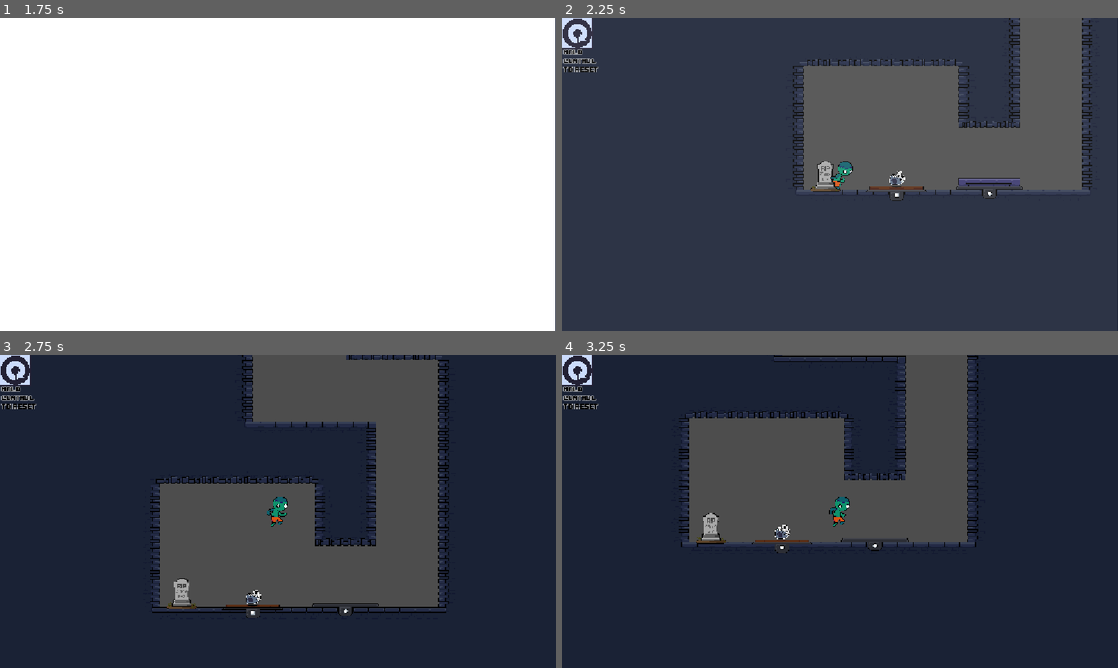
Above: before the commit, frames 1-4 (two rows, left to right).
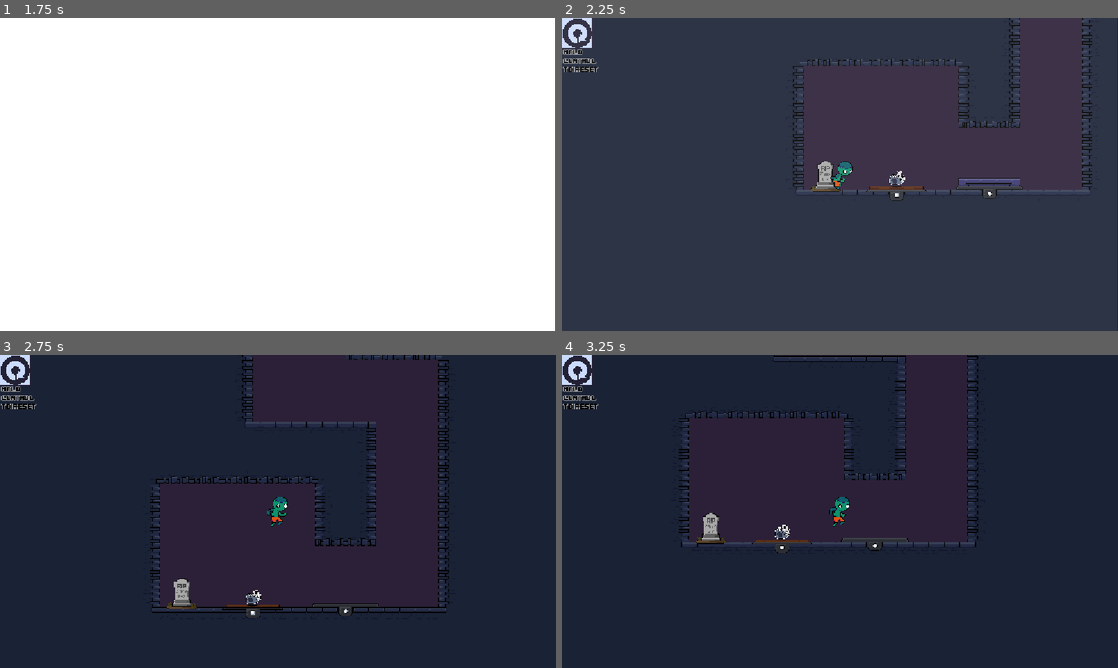
Above: after the commit, the same moments.

Repository: PeterCastell/monster-masher
Game: Godot game, scene res://game.tscn
Two runs of this game, one before a commit and one after it. Both use one fixed random seed, a clock stepped at 60 frames per second and the inputs below. The engine's default icon, where the game draws it, is replaced by a stand-in: a white triangle on a blue panel in a dark square.
Inputs:
- Up to frame 1 (1.75 s): click "Play" at 0.5 s; click "Play" at 1.25 s
- Up to frame 2 (2.25 s): hold D (right) from 2.03 s (still down); tap Shift (dash) at 2.1 s
- Up to frame 3 (2.75 s): keep holding D (right); tap W (up) at 2.27 s
- Up to frame 4 (3.25 s): keep holding D (right); tap E (interact) at 2.85 s; tap W (up) at 3.02 s

Frame 1 is identical in both runs. In frame 2, 18% of the frame differs, in the area x 43-94%, y 0-55%; in frame 3, 26%, in the area x 28-79%, y 0-81%; in frame 4, 19%.

Commit message:
foo

Diff:
--- a/grates/grate.tscn
+++ b/grates/grate.tscn
@@ -1,24 +1,24 @@
 [gd_scene format=3 uid="uid://bkfkekb2y2kpe"]
 
 [ext_resource type="Script" uid="uid://dygforf6wvwil" path="res://grates/grate.gd" id="1_btyw3"]
-[ext_resource type="Texture2D" uid="uid://m2xy80cya7j3" path="res://grates/grate_alebedo.png" id="1_evi4u"]
+[ext_resource type="Texture2D" uid="uid://bl0bx6m5sa7ej" path="res://grates/grate.png" id="2_btyw3"]
 
 [sub_resource type="RectangleShape2D" id="RectangleShape2D_5lrfx"]
 resource_local_to_scene = true
-size = Vector2(64, 32)
+size = Vector2(192, 32)
 
 [node name="Grate" type="StaticBody2D" unique_id=162422700]
 collision_layer = 64
 collision_mask = 0
 script = ExtResource("1_btyw3")
+size = 3
 
 [node name="CollisionShape2D" type="CollisionShape2D" parent="." unique_id=809595331]
-position = Vector2(32, 16)
+position = Vector2(96, 16)
 shape = SubResource("RectangleShape2D_5lrfx")
 
-[node name="TextureRect" type="TextureRect" parent="." unique_id=296085494]
-offset_right = 64.0
-offset_bottom = 32.0
-texture = ExtResource("1_evi4u")
-expand_mode = 1
+[node name="TextureRect" type="TextureRect" parent="." unique_id=1263155928]
+offset_right = 192.0
+offset_bottom = 34.0
+texture = ExtResource("2_btyw3")
 stretch_mode = 1
--- a/project.godot
+++ b/project.godot
@@ -97,3 +97,4 @@
 
 textures/canvas_textures/default_texture_filter=0
 rendering_device/driver.windows="d3d12"
+environment/defaults/default_clear_color=Color(0.17254902, 0.1254902, 0.21960784, 1)
Binary file added: grates/grate.png
Not shown, added: grates/grate.png.import
